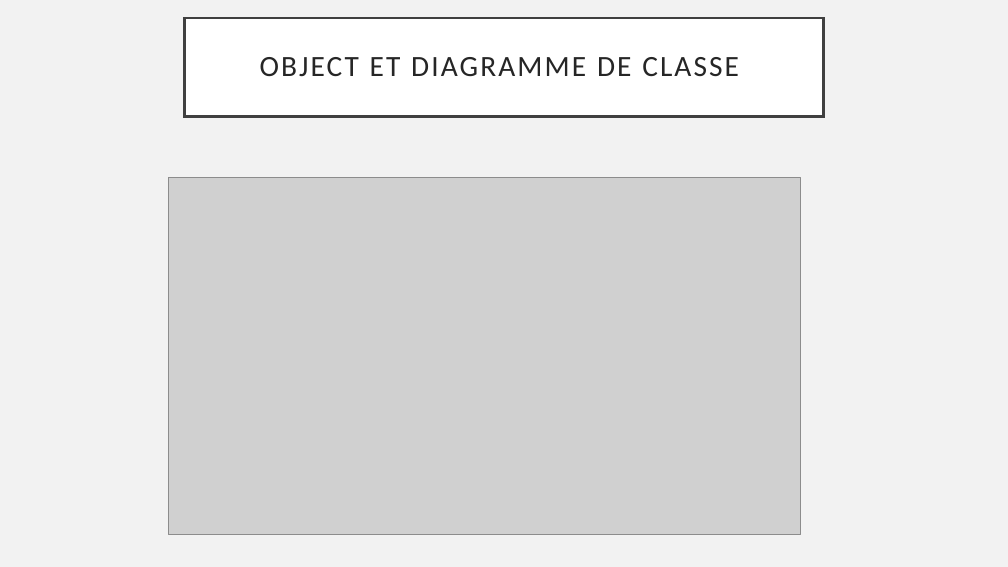
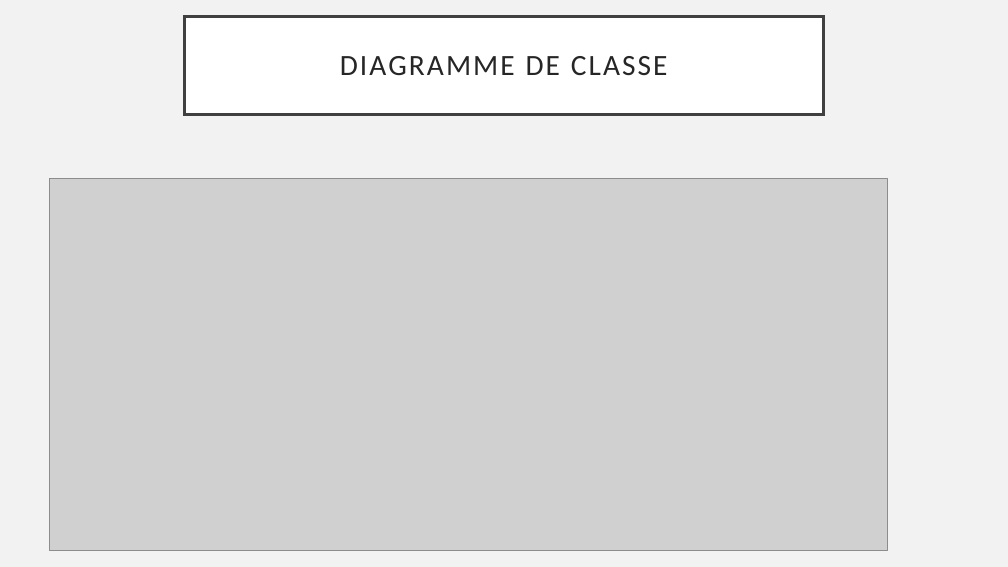
Before and after one commit to massiresogore/seminaire, a slide deck: slide 9 of conception/presentation/Presentation.pptx (slide 5 before the commit). Drawn at 1008x567 pixels with LibreOffice and Linux fonts; fonts in the diff are those of the drawing; grey boxes stand for pictures. Boxes give left, top, right and bottom in pixels: in the first picture for what was removed or moved away, otherwise in the second. Text is boxed around its words. In the diff, an @@ line names an element or a change of style, - is before the commit and + after.

```diff
--- a/conception/presentation/Presentation.pptx
+++ b/conception/presentation/Presentation.pptx
@@ title at (340,56,668,75): text changed @@
-OBJECT ET DIAGRAMME DE CLASSE
+DIAGRAMME DE CLASSE
@@ picture: place and size @@
-picture at (169,178,801,535)
+picture at (49,178,888,551)
```
Also in this commit, not shown: 1 other slide changed, 3 slides added, 4 slides removed, 24 other files.
